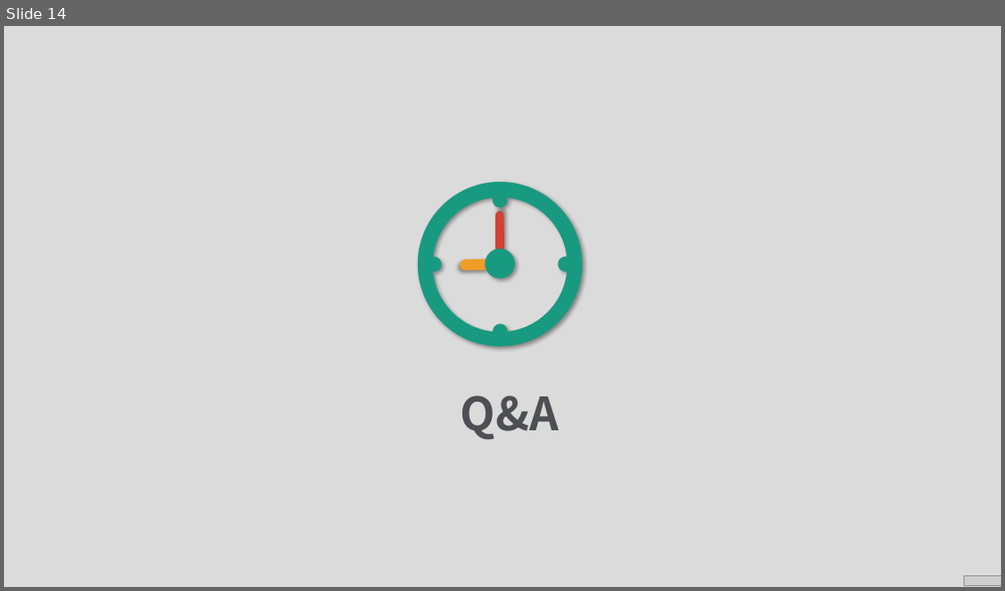
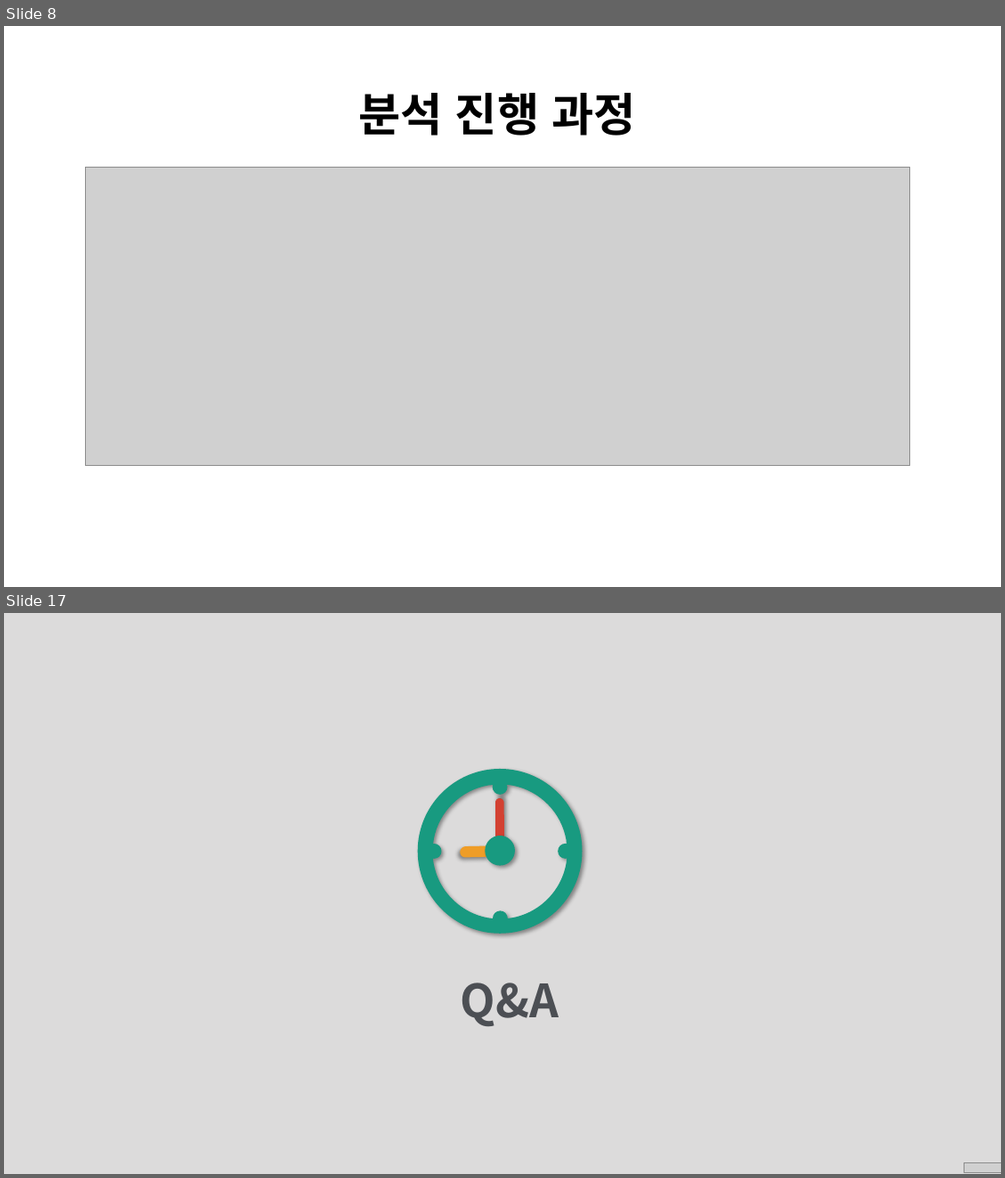
Before and after one commit to shs1234/project1, a slide deck: 분석.pptx. Shown one above the other, each under a label of ours: slide 14 before the commit, slides 8 and 17 after it; the slides between them are not shown. The pictures are 1005x591 and 1005x1178 pixels, drawn with LibreOffice and Linux fonts; fonts in the diff are those of the drawing; grey boxes stand for pictures; background and template pictures are left out. Boxes give left, top, right and bottom in pixels: in the first picture for what was removed or moved away, otherwise in the second. Text is boxed around its words. In the diff, an @@ line names an element or a change of style, - is before the commit and + after.

```diff
--- a/분석.pptx
+++ b/분석.pptx
@@ slide 8 added at [4, 26, 1001, 587], background #FFFFFF @@
@@ text added at [358, 93, 636, 135], 44 pt, text #000000, bold @@
+분석 진행 과정
@@ picture added at [86, 168, 909, 466] @@
@@ what was slide 14 is now slide 17 @@
```
Also in this commit, not shown: 6 slides changed, 8 other slides added, 6 slides removed.
